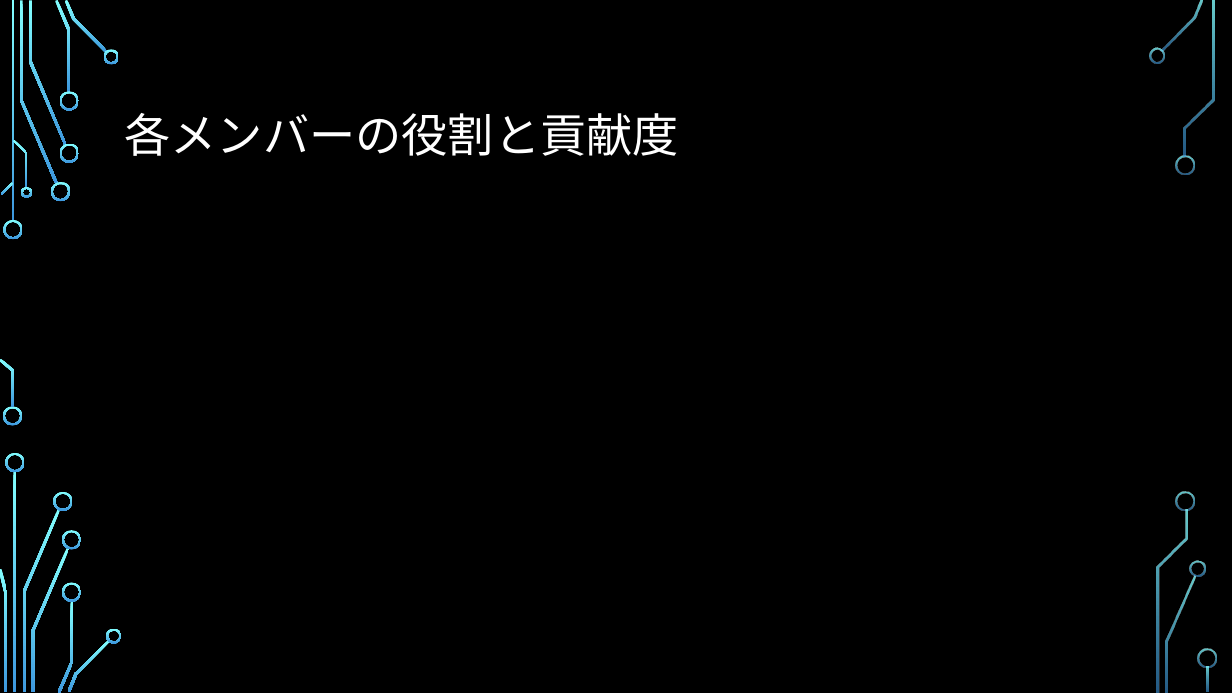
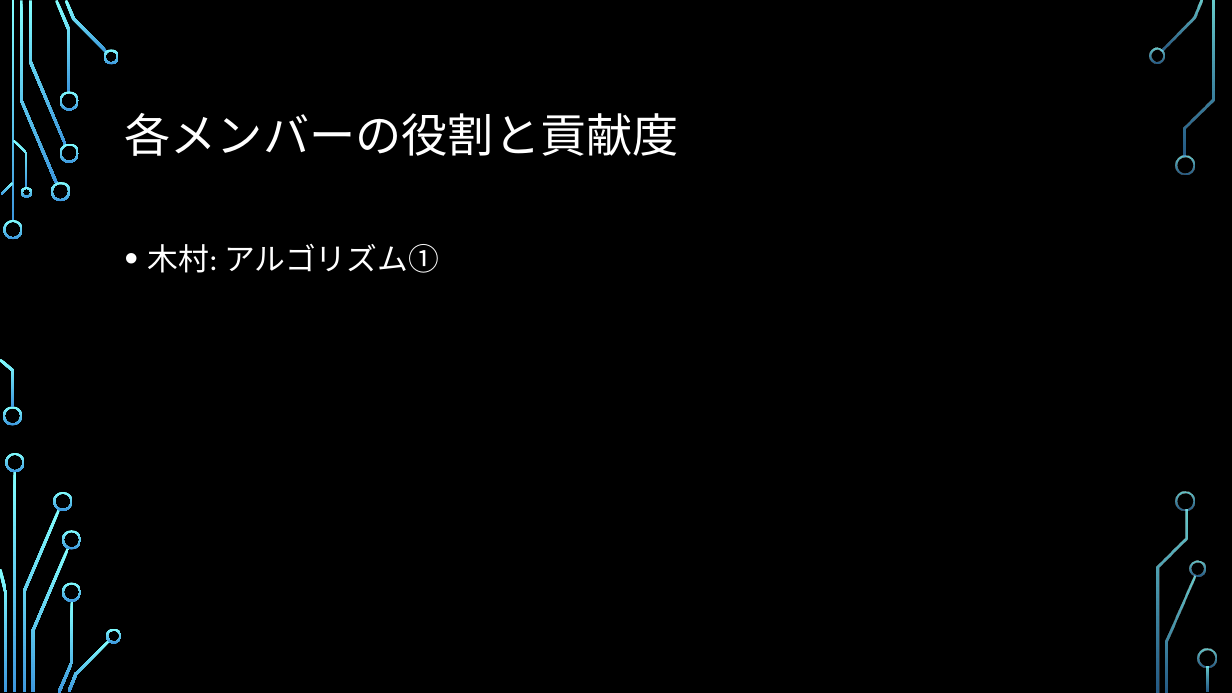
Before and after one commit to ie03-aizu-2019/ie03project-skys, a slide deck: slide 17 of Reports/Midterm.pptx (slide 15 before the commit). Drawn at 1232x693 pixels with LibreOffice and Linux fonts; fonts in the diff are those of the drawing; background and template pictures are left out. Boxes give left, top, right and bottom in pixels: in the first picture for what was removed or moved away, otherwise in the second. Text is boxed around its words. In the diff, an @@ line names an element or a change of style, - is before the commit and + after.

```diff
--- a/Reports/Midterm.pptx
+++ b/Reports/Midterm.pptx
@@ text added at [148,244,439,273], 24 pt, text #FFFFFF @@
+• 木村: アルゴリズム①
```
Also in this commit, not shown: 9 other slides changed, 2 slides added.
